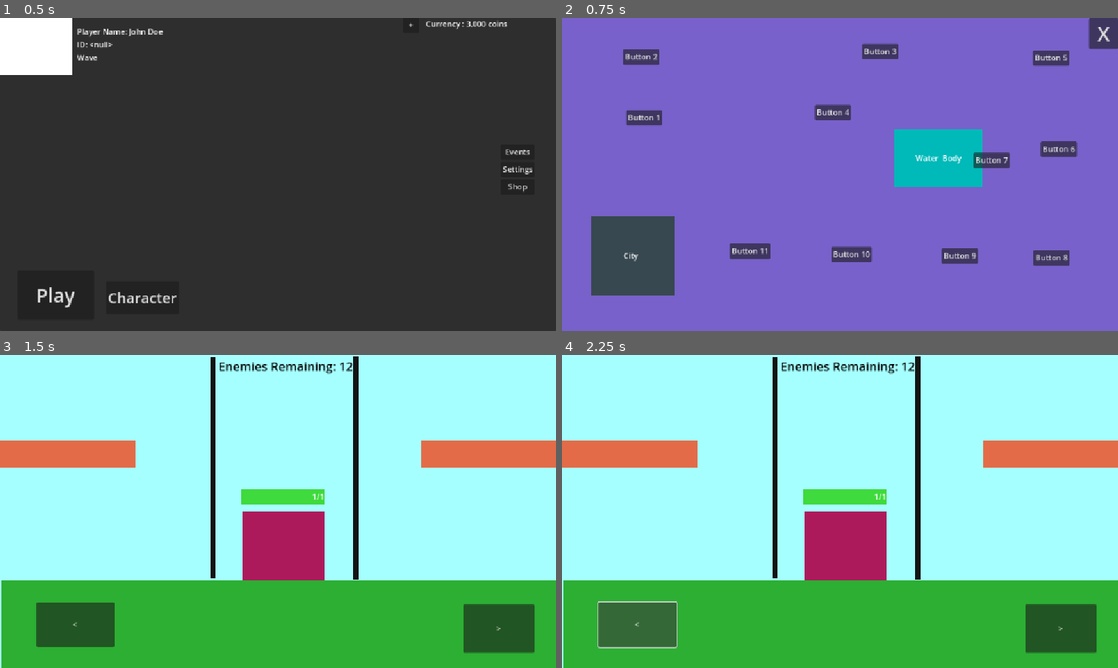
Above: before the commit, frames 1-4 (two rows, left to right).
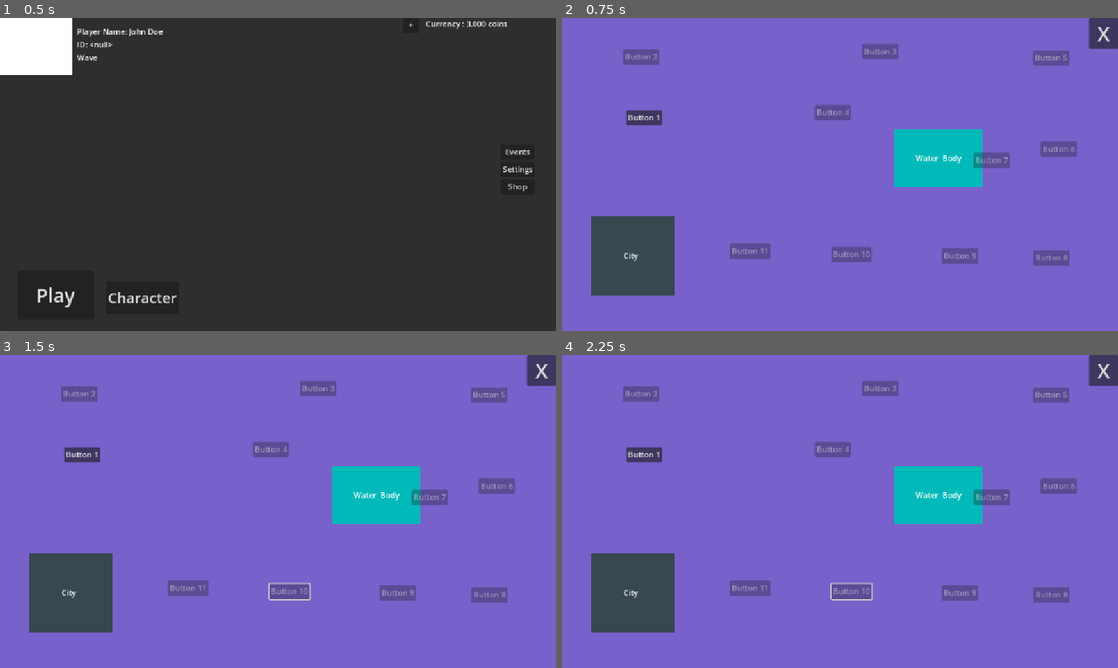
Above: after the commit, the same moments.

Repository: ninjadragonliu/Something
Game: Godot game, scene res://Scenes/main_page.tscn
Two runs of this game, one before a commit and one after it. Both use one fixed random seed, a clock stepped at 60 frames per second and the inputs below. Before the commit the project has no main scene; this scene is started directly in both runs.
Inputs (mouse positions are in pixels of both pictures, inside the frame that each line leads up to):
- Up to frame 1 (0.5 s): no input
- Up to frame 2 (0.75 s): click "Play" at 0.5 s
- Up to frame 3 (1.5 s): click (289, 589) at 1.25 s, where only the run before the commit has a clickable "Button 10"
- Up to frame 4 (2.25 s): click (634, 624) at 2 s, where only the run before the commit has a clickable "<"

Frame 1 is identical in both runs. In frame 2, 3.2% of the frame differs, in the area x 11-93%, y 8-80%; in frame 3, 100%, in the area x 0-100%, y 0-100%; in frame 4, 100%.

Commit message:
added level unlocking ability

Diff:
--- a/something/Scripts/global.gd
+++ b/something/Scripts/global.gd
@@ -9,6 +9,12 @@
 var mapConstant = 10 * mapNumber
 var growthFactor = 0.5
 var amplitude = 5 * min(mapNumber,100)
+var cleared_levels = []
+var levels_in_map = 11
 
 func reset_health():
 	Global.health = Global.max_health
+
+func unlock_next_level():
+	if level not in cleared_levels:
+		cleared_levels.append(level)
--- a/something/Scripts/overworld_map.gd
+++ b/something/Scripts/overworld_map.gd
@@ -1,9 +1,16 @@
 extends Control
 
+func _ready() -> void:
+	for i in range(1, Global.levels_in_map + 1):  # Loop through all level buttons
+		var button = get_node("Button " + str(i))  # Find the button (e.g., "Button1", "Button2", etc.)
+
+		if i == 1 or (i - 1) in Global.cleared_levels:
+			button.disabled = false  # Enable the button if it's level 1 or the previous level is cleared
+		else:
+			button.disabled = true   # Disable the button if the previous level is not cleared
 
 func _on_back_pressed() -> void:
 	get_tree().change_scene_to_file("res://Scenes/main_page.tscn")
-
 
 func _on_button_1_pressed() -> void:
 	Global.level = 1
--- a/something/Scripts/world.gd
+++ b/something/Scripts/world.gd
@@ -39,10 +39,11 @@
 		clear_level()
 
 func clear_level():
+	$EnemiesRemaining.text = "Enemies Remaining: " + str(enemies_remaining)
 	if clear_screen:
 		var popup = clear_screen.instantiate()
 		get_tree().current_scene.add_child(popup)
-
+		Global.unlock_next_level()  # Mark this level as cleared
 		popup.show()
 
 		# Pause the game
--- a/something/project.godot
+++ b/something/project.godot
@@ -11,6 +11,7 @@
 [application]
 
 config/name="Something"
+run/main_scene="uid://dkk4rsqjvw7k6"
 config/features=PackedStringArray("4.4", "Mobile")
 config/icon="res://icon.svg"
 
